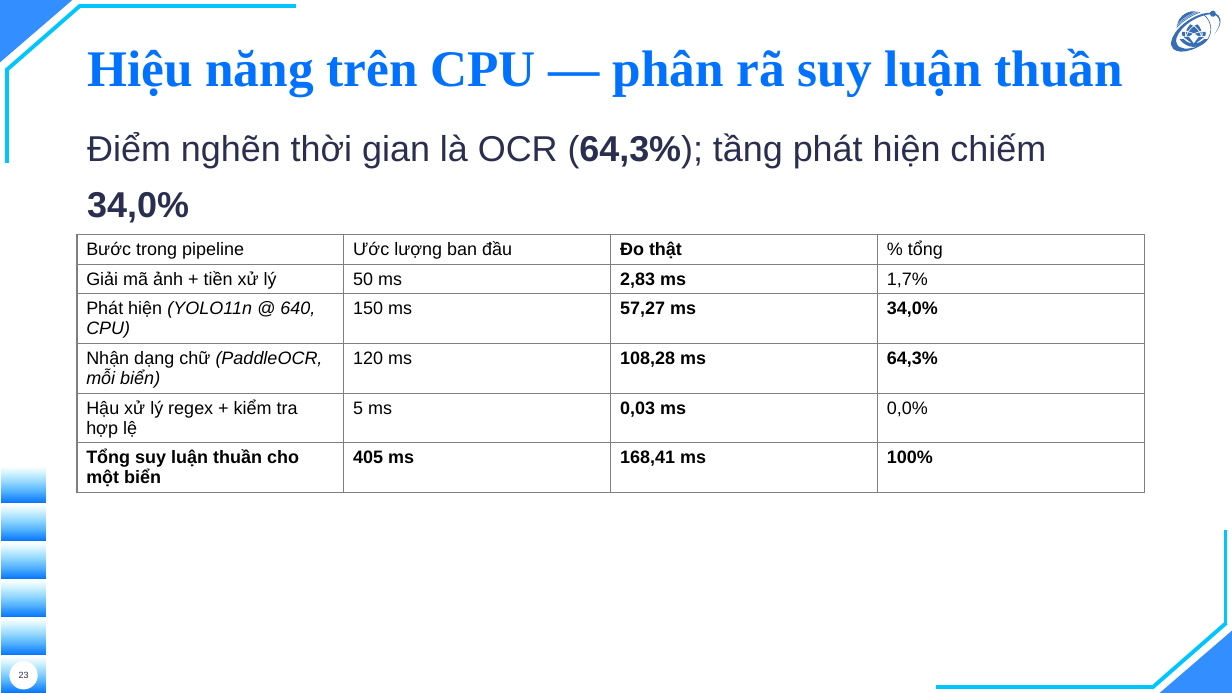
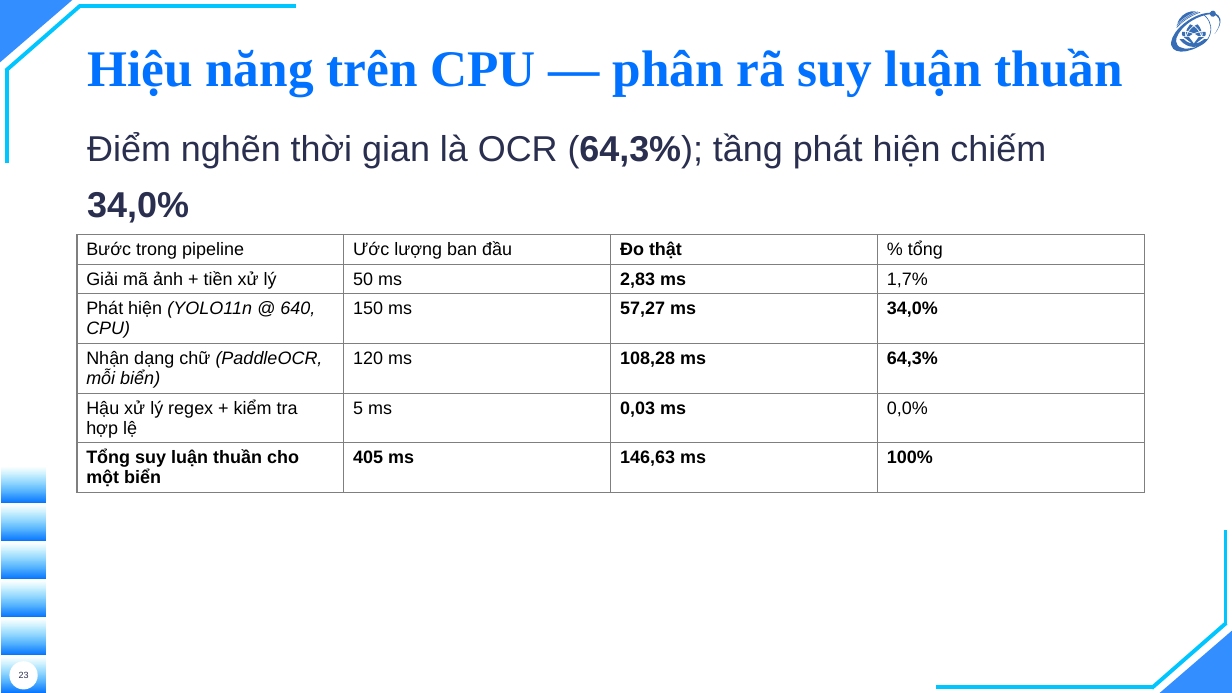
Before and after one commit to hieunguyen2604/alpr-do-an-mon-hoc, a slide deck: slide 23 of docs/slides/slides.pptx. Drawn at 1232x693 pixels with LibreOffice and Linux fonts; fonts in the diff are those of the drawing; background and template pictures are left out. Boxes give left, top, right and bottom in pixels: in the first picture for what was removed or moved away, otherwise in the second. Text is boxed around its words. In the diff, an @@ line names an element or a change of style, - is before the commit and + after.

```diff
--- a/docs/slides/slides.pptx
+++ b/docs/slides/slides.pptx
@@ table at bbox=[77, 235, 1145, 624] @@
-row 6, column 3: 168,41 ms
+row 6, column 3: 146,63 ms
```
Also in this commit, not shown: 4 other slides changed, 29 other files.
